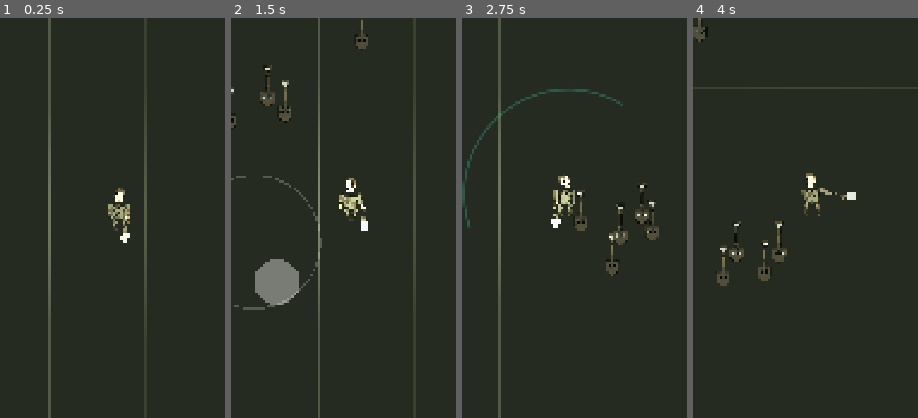
Above: before the commit, frames 1-4 (left to right).
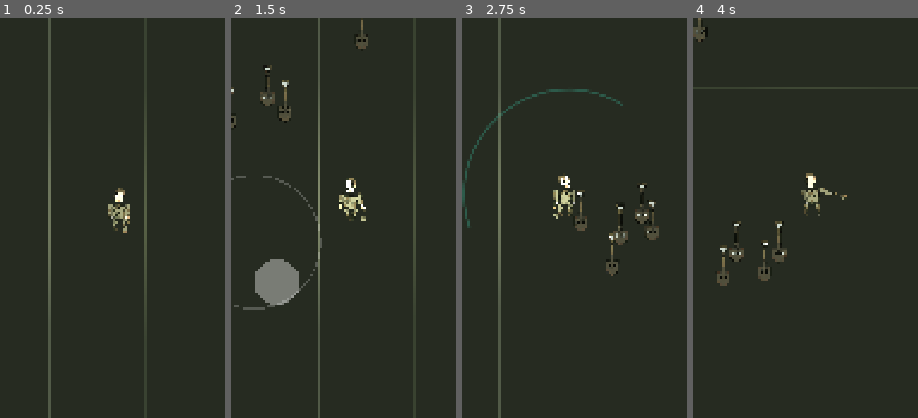
Above: after the commit, the same moments.

Repository: doogi7224/git-playground
Game: Godot game, scene res://tests/test_runner.tscn
Two runs of this game, one before a commit and one after it. Both use one fixed random seed, a clock stepped at 60 frames per second and the inputs below. This scene is started directly instead of the project's main scene.
Inputs (mouse positions are % of the whole screen's width and height, from its top left):
- Up to frame 1 (0.25 s): no input
- Up to frame 2 (1.5 s): tap Enter at 0.5 s; move the mouse to (72, 45) at 0.52 s; hold D (move_right) 0.53-1.25 s; click (72, 45) at 0.67 s; drag from (30, 55) to (45, 70) at 1.27 s
- Up to frame 3 (2.75 s): move the mouse to (60, 28) at 2.02 s; hold D (move_right) from 2.03 s (still down)
- Up to frame 4 (4 s): release D (move_right) at 2.75 s; drag from (45, 70) to (20, 35) at 2.77 s; move the mouse to (80, 65) at 3.52 s; hold A (move_left) from 3.53 s (still down)
The pictures show only the part of the screen within x 25-75%, y 27-77%; the shares and areas given below are measured in that part.

The runs differ from the first frame. In frame 1, less than 0.1% of the frame differs, in the area x 53-58%, y 53-57%; in frame 2, less than 0.1%; in frame 3, less than 0.1%; in frame 4, less than 0.1%, in the area x 68-73%, y 43-46%.

Commit message:
fix(art): 플레이어 손 옆 흰 사각형 — 화이트박스 삽날이 안 지워지고 있었다
실아트를 넣은 뒤에도 플레이어를 따라다니던 밝은 회색 사각형의 정체.
글로우까지 먹어서 화면에서 제일 밝은 물건이었다. 진단용 스크린샷을
확대해 보고서야 "손"이 아니라 도형이라는 걸 알았다.

rigged_character 의 삽은 자루(WeaponPart)와 날(WeaponBlade) 폴리곤
두 개로 그려 놨는데, set_part 는 "%sPart" 규약에 맞는 하나만 감췄다.
WeaponBlade 는 짝이 되는 Sprite2D 도 없어서 영원히 남았다.

같은 뼈에 달린 Polygon2D 를 전부 같이 처리한다. 앞으로 슬롯 하나에
도형을 몇 개로 쪼개 놓든 안전하다.

테스트도 그 규약을 검사하게 했다 — 파츠마다 그림을 끼운 뒤 그 뼈 밑에
보이는 Polygon2D 가 하나도 안 남는지, 그림을 빼면 도형이 돌아오는지.
단위 테스트가 통과하는데 화면에는 흰 덩어리가 있던 종류의 버그라
검사 항목을 남겨 둔다. 579개 (MIN_CHECKS 578).

Co-Authored-By: Claude Opus 5 <noreply@anthropic.com>
Claude-Session: https://claude.ai/code/session_01DH84wvEbpBbH2sZ1nM6fyB

Diff:
--- a/entities/characters/rigged_character.gd
+++ b/entities/characters/rigged_character.gd
@@ -63,8 +63,17 @@
 
 	sprite.texture = texture
 	sprite.visible = texture != null
-	# 그림이 붙으면 플레이스홀더 도형은 감춘다
-	placeholder.visible = texture == null
+	# 그림이 붙으면 플레이스홀더 도형은 감춘다.
+	#
+	# ★ 슬롯 하나에 도형이 여러 개일 수 있다. 삽은 자루(WeaponPart)와 날(WeaponBlade)
+	#   두 폴리곤으로 그려 놨는데, %sPart 하나만 감추면 **날이 그대로 남는다**.
+	#   실제로 실아트를 넣은 뒤에도 플레이어 손 옆에 밝은 회색 사각형이 계속 따라다녔고,
+	#   글로우까지 먹어서 화면에서 제일 밝은 물건이 돼 있었다. 같은 뼈에 달린
+	#   플레이스홀더 도형은 전부 같이 처리한다.
+	for sibling: Node in placeholder.get_parent().get_children():
+		var poly := sibling as Polygon2D
+		if poly != null:
+			poly.visible = texture == null
 	if texture == null:
 		return
 
--- a/tests/run_tests.gd
+++ b/tests/run_tests.gd
@@ -16,7 +16,7 @@
 ## 하한 490 인데 508 → 506 으로 줄어든 걸 통과시켰고, 그 뒤에야 static 함수에서
 ## tr() 을 부를 수 없다는 컴파일 에러로 9개가 안 돌고 있었다는 걸 알았다.
 ## 새 테스트를 추가하면 이 숫자도 같이 올릴 것.
-const MIN_CHECKS: int = 565
+const MIN_CHECKS: int = 578
 
 var _failures: int = 0
 var _checks: int = 0
@@ -826,6 +826,23 @@
 	rig.set_facing(1.0)
 	_check(rig.skeleton.scale.x > 0.0, "오른쪽을 보면 되돌아온다")
 
+	# ★ 그림을 끼우면 그 슬롯의 플레이스홀더 도형이 **하나도** 안 남아야 한다.
+	#   삽은 자루와 날 두 폴리곤이라, %sPart 만 감추던 시절에는 날이 그대로 남아서
+	#   실아트 위에 밝은 회색 사각형이 계속 따라다녔다. 스크린샷으로만 보이던 버그다.
+	var dummy := PlaceholderTexture2D.new()
+	dummy.size = Vector2(32, 32)
+	for part: StringName in RiggedCharacter.PARTS:
+		rig.set_part(part, dummy)
+		var slot: Node = rig.part_node(part).get_parent()
+		var left: Array[String] = []
+		for child: Node in slot.get_children():
+			if child is Polygon2D and (child as Polygon2D).visible:
+				left.append(child.name)
+		_check(left.is_empty(), "%s 에 그림을 끼우면 도형이 안 남는다 (남은 것: %s)" % [part, left])
+	# 텍스처를 빼면 도형이 다시 나온다 — 화이트박스 폴백이 살아 있어야 한다
+	rig.set_part(&"Weapon", null)
+	_check((rig.part_node(&"Weapon") as Polygon2D).visible, "그림을 빼면 도형이 돌아온다")
+
 	rig.queue_free()
 	await get_tree().process_frame
 
